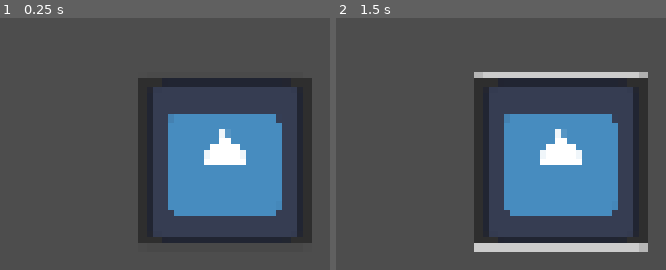
Above: before the commit, frames 1-2 (left to right).
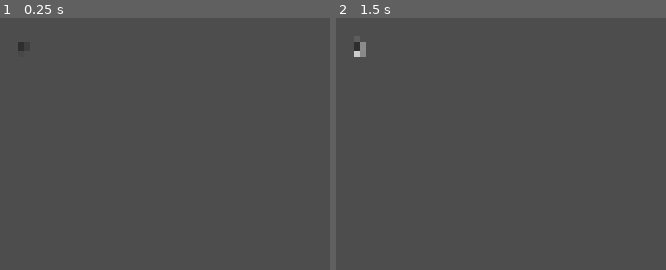
Above: after the commit, the same moments.

Repository: CARLFHG/PARSUA
Game: Godot game, scene res://butoon.tscn
Two runs of this game, one before a commit and one after it. Both use one fixed random seed, a clock stepped at 60 frames per second and the inputs below. This scene is started directly instead of the project's main scene. The engine's default icon, where the game draws it, is replaced by a stand-in: a white triangle on a blue panel in a dark square.
Inputs (mouse positions are in pixels of both pictures, inside the frame that each line leads up to; where the layout moved, square brackets give the same spot in the first picture):
- Up to frame 1 (0.25 s): no input
- Up to frame 2 (1.5 s): click (359, 48) [560, 161] at 0.5 s; tap Enter at 1.25 s; move the mouse to (outside the picture) at 1.27 s; hold D (right) from 1.28 s (still down); click (outside the picture) at 1.42 s

The runs differ from the first frame. In frame 1, 23% of the frame differs, in the area x 5-95%, y 9-90%; in frame 2, 26%, in the area x 5-95%, y 9-93%.
Error before the commit: Invalid access to property or key 'position' on a base object of type 'null instance'. (res://butoon.gd:5)

Commit message:
wave okay na

Diff:
--- /dev/null
+++ b/animated_sprite_2d.gd
@@ -0,0 +1,27 @@
+extends AnimatedSprite2D
+
+@export var slide_duration: float = 0.6
+
+func _ready():
+	# 1. Start off-screen to the left
+	# We use get_viewport_rect().size to find the screen boundaries
+	var screen_size = get_viewport_rect().size
+
+	# Position Y in the middle, X off-screen
+	position.y = screen_size.y / 2
+	position.x = -200 # Adjust this based on how wide your sprite is
+
+func _on_button_pressed():
+	# 2. Play the animation and slide in
+	play("your_animation_name") # Replace with your actual animation name
+	slide_to_center()
+
+func slide_to_center():
+	var screen_size = get_viewport_rect().size
+	var target_x = screen_size.x / 2
+
+	var tween = create_tween()
+	# Using TRANS_ELASTIC or TRANS_BACK gives animations a "bouncy" feel
+	tween.tween_property(self, "position:x", target_x, slide_duration)\
+		.set_trans(Tween.TRANS_BACK)\
+		.set_ease(Tween.EASE_OUT)
--- a/butoon.gd
+++ /dev/null
@@ -1,13 +0,0 @@
-extends Node2D
-@onready var element = $Element
-
-func _on_button_pressed():
-	element.position.x = -200  # reset start position
-
-	var tween = create_tween()
-	tween.tween_property(
-		element,
-		"position:x",
-		50,       # target X position
-		0.5       # duration (seconds)
-	).set_trans(Tween.TRANS_SINE).set_ease(Tween.EASE_OUT)
--- a/butoon.tscn
+++ b/butoon.tscn
@@ -1,22 +1,23 @@
-[gd_scene load_steps=4 format=3 uid="uid://dubmymrn2otpx"]
+[gd_scene load_steps=2 format=3 uid="uid://dubmymrn2otpx"]
 
-[ext_resource type="Script" uid="uid://cydrnydui2043" path="res://butoon.gd" id="1_8u5x5"]
-[ext_resource type="Texture2D" uid="uid://kdnrsdus46wn" path="res://images/asssets/tileset/tilesets/DAY - GROUND CLIMB.jpg" id="1_b11ci"]
-[ext_resource type="Texture2D" uid="uid://d0tbyn4ob8j0l" path="res://main menu bg/icon.svg" id="2_xc84d"]
+[ext_resource type="Script" uid="uid://cr4nkkwrqfx2u" path="res://animated_sprite_2d.gd" id="2_xc84d"]
 
-[node name="Node2D" type="Node2D"]
-script = ExtResource("1_8u5x5")
+[node name="Control" type="Control"]
+layout_mode = 3
+anchors_preset = 0
+offset_right = 40.0
+offset_bottom = 40.0
 
 [node name="Button" type="Button" parent="."]
-offset_left = 340.0
-offset_top = 136.0
-offset_right = 476.0
-offset_bottom = 272.0
-icon = ExtResource("2_xc84d")
+layout_mode = 1
+anchors_preset = -1
+anchor_right = 0.2
+anchor_bottom = 0.2
+offset_left = 242.0
+offset_top = 109.0
+offset_right = 242.0
+offset_bottom = 109.0
 
-[node name="Sprite2D" type="Sprite2D" parent="."]
-position = Vector2(-200, 200)
-scale = Vector2(6.6875, 5.6875)
-texture = ExtResource("1_b11ci")
-
-[connection signal="pressed" from="Button" to="." method="_on_button_pressed"]
+[node name="AnimatedSprite2D" type="AnimatedSprite2D" parent="."]
+position = Vector2(-9537, 638)
+script = ExtResource("2_xc84d")
--- a/damage.tscn
+++ b/damage.tscn
@@ -22,30 +22,6 @@
 scale = Vector2(0.25657892, 0.25769237)
 texture = ExtResource("4_tlpgr")
 
-[node name="ColorRect" type="ColorRect" parent="Area2D2"]
-anchors_preset = 9
-anchor_bottom = 1.0
-offset_left = 92.210526
-offset_top = 20.676924
-offset_right = 111.57893
-offset_bottom = 25.600012
-size_flags_horizontal = 0
-size_flags_vertical = 0
-color = Color(0.7738521, 2.6255324e-05, 1.3669133e-05, 0.58431375)
-metadata/_edit_use_anchors_ = true
-
-[node name="ColorRect2" type="ColorRect" parent="Area2D2/ColorRect"]
-layout_direction = 2
-layout_mode = 1
-anchors_preset = -1
-offset_left = -0.42104626
-offset_top = -0.49230385
-offset_right = 18.947392
-offset_bottom = 4.923071
-grow_horizontal = 0
-grow_vertical = 2
-color = Color(0, 0.80383587, 0.19190085, 1)
-
 [node name="CollisionShape2D" type="CollisionShape2D" parent="Area2D2"]
 position = Vector2(101.47369, 53.16923)
 shape = SubResource("RectangleShape2D_b122d")
--- a/dragg.tscn
+++ b/dragg.tscn
@@ -1,7 +1,6 @@
-[gd_scene load_steps=4 format=3 uid="uid://daxiuukqt8jln"]
+[gd_scene load_steps=3 format=3 uid="uid://daxiuukqt8jln"]
 
 [ext_resource type="Script" uid="uid://c611wfce3y1ek" path="res://area_2d.gd" id="1_cuth2"]
-[ext_resource type="Texture2D" uid="uid://bab434aksyuqe" path="res://images/asssets/Jump (32x32).png" id="2_1gydj"]
 
 [sub_resource type="CircleShape2D" id="CircleShape2D_yn6ve"]
 radius = 38.27532
@@ -16,4 +15,3 @@
 [node name="Sprite2D" type="Sprite2D" parent="."]
 position = Vector2(437, 267)
 scale = Vector2(2.375, 2.03125)
-texture = ExtResource("2_1gydj")
--- /dev/null
+++ b/texture_rect.gd
@@ -0,0 +1,23 @@
+extends TextureRect
+
+@export var slide_duration: float = 0.5
+
+func _ready():
+	# 1. Position it vertically in the center and horizontally off-screen to the left
+	var screen_size = get_viewport_rect().size
+	position.y = (screen_size.y / 2) - (size.y / 2)
+	position.x = -size.x # Start completely hidden to the left
+
+func _on_button_pressed():
+	slide_to_center()
+
+func slide_to_center():
+	var screen_size = get_viewport_rect().size
+	# 2. Calculate the horizontal center point
+	var target_x = (screen_size.x / 2) - (size.x / 2)
+
+	var tween = create_tween()
+	# 3. Animate to the center
+	tween.tween_property(self, "position:x", target_x, slide_duration)\
+		.set_trans(Tween.TRANS_QUART)\
+		.set_ease(Tween.EASE_OUT)
Not shown, added: animated_sprite_2d.gd.uid
Empty file added: button.gd
Not shown, added: button.gd.uid
Not shown, added: texture_rect.gd.uid
